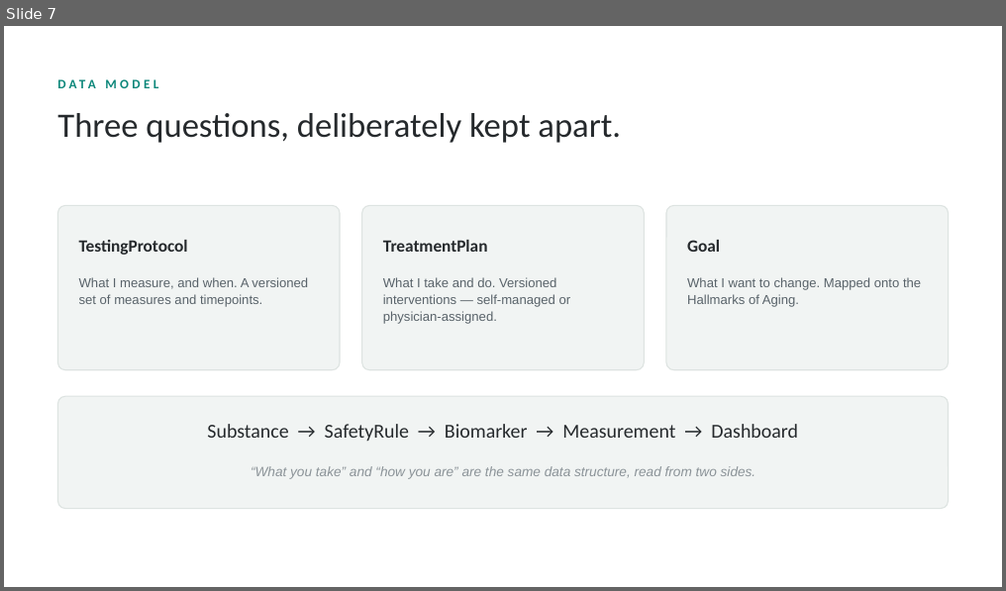
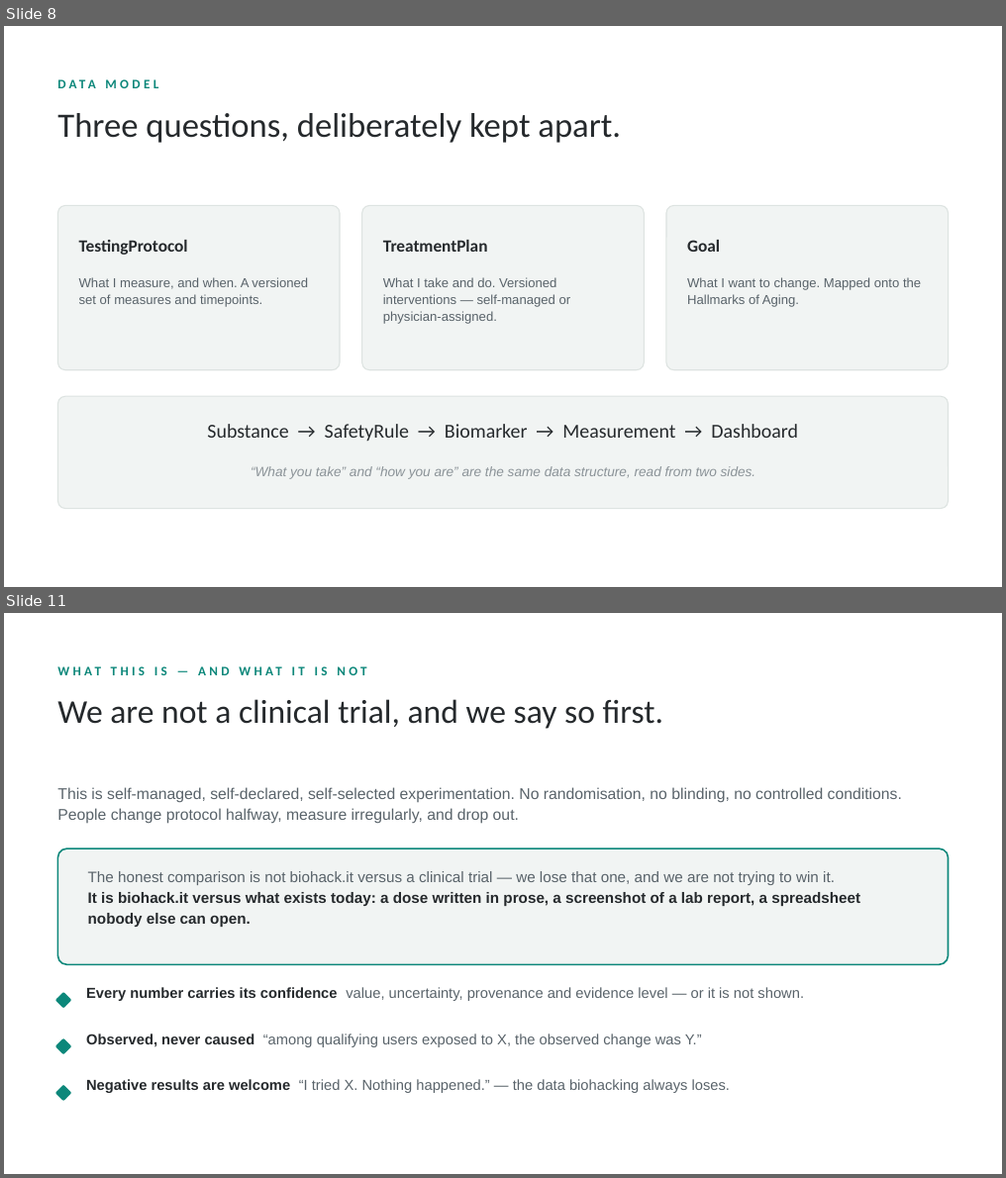
Before and after one commit to hackingbiology/biohackit, a slide deck: docs/presentation/biohackit-deck.pptx. Shown one above the other, each under a label of ours: slide 7 before the commit, slides 8 and 11 after it; the slides between them are not shown. The pictures are 1006x591 and 1006x1178 pixels, drawn with LibreOffice and Linux fonts; fonts in the diff are those of the drawing. Boxes give left, top, right and bottom in pixels: in the first picture for what was removed or moved away, otherwise in the second. Text is boxed around its words. In the diff, an @@ line names an element or a change of style, - is before the commit and + after.

```diff
--- a/docs/presentation/biohackit-deck.pptx
+++ b/docs/presentation/biohackit-deck.pptx
@@ slide 11 added at (4,613,1002,1174), background #FFFFFF @@
@@ text added at (57,660,948,682), 12.5 pt, text #0C877A, bold @@
+WHAT THIS IS — AND WHAT IT IS NOT
@@ text added at (57,699,663,729), 32 pt, text #25292C @@
+We are not a clinical trial, and we say so first.
@@ text added at (57,787,902,824), 15 pt, text #59636A @@
+This is self-managed, self-declared, self-selected experimentation. No randomisation, no blinding, no controlled conditions. People change protocol halfway, measure irregularly, and drop out.
@@ rounded rectangle added at (57,849,948,964), fill #F1F4F3, outline #0C877A 1.5 pt @@
@@ text added at (88,871,860,927), 14.5 pt, text #25292C, bold @@
+The honest comparison is not biohack.it versus a clinical trial — we lose that one, and we are not trying to win it.
+It is biohack.it versus what exists today: a dose written in prose, a screenshot of a lab report, a spreadsheet nobody else can open.
@@ rounded rectangle added at (55,992,71,1008), fill #0C877A, outline #0C877A 0.25 pt @@
@@ text added at (86,987,804,1001), 14 pt, text #59636A @@
+Every number carries its confidence value, uncertainty, provenance and evidence level — or it is not shown.
@@ rounded rectangle added at (55,1039,71,1055), fill #0C877A, outline #0C877A 0.25 pt @@
@@ text added at (86,1034,702,1048), 14 pt, text #59636A @@
+Observed, never caused “among qualifying users exposed to X, the observed change was Y.”
@@ rounded rectangle added at (55,1085,71,1101), fill #0C877A, outline #0C877A 0.25 pt @@
@@ text added at (86,1079,730,1093), 14 pt, text #59636A @@
+Negative results are welcome “I tried X. Nothing happened.” — the data biohacking always loses.
@@ what was slide 7 is now slide 8 @@
```
Also in this commit, not shown: 8 slides changed, 5 other slides added, 5 slides removed, 1 other file.
